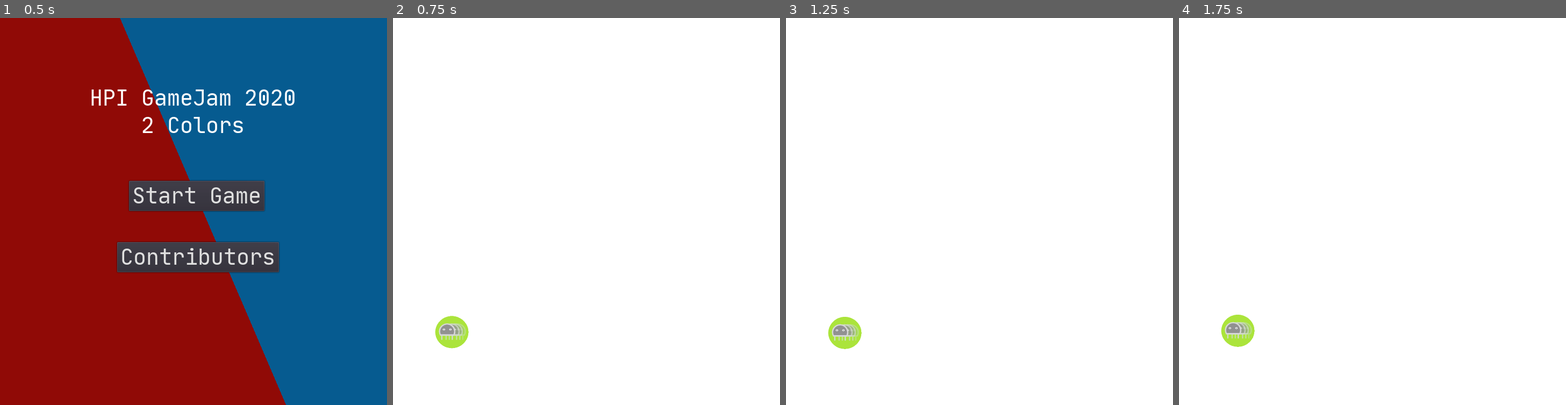
Above: before the commit, frames 1-4 (left to right).
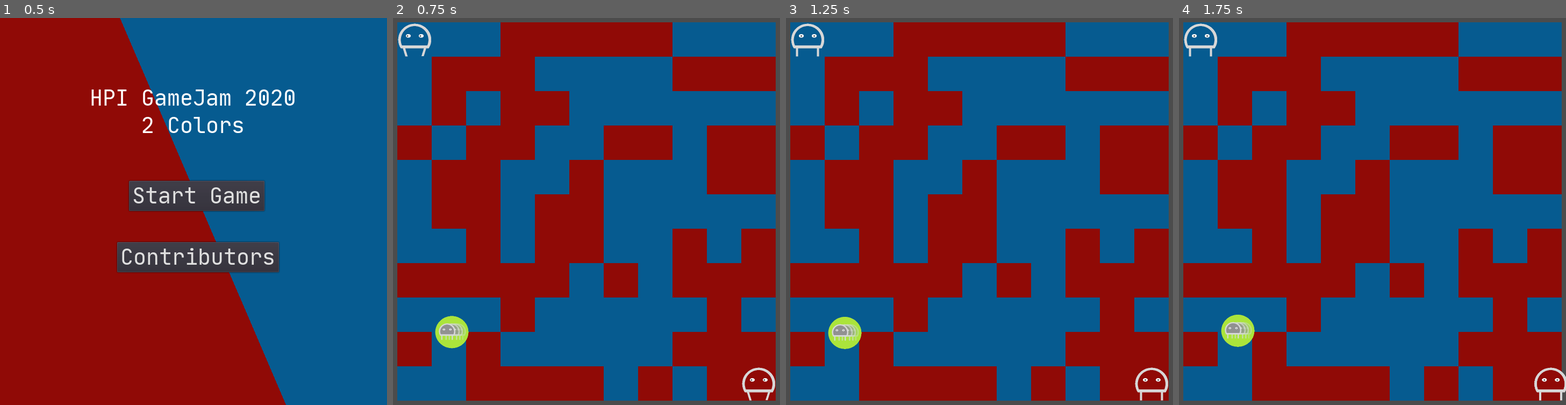
Above: after the commit, the same moments.

Repository: frcroth/hpi_gamejam2020_2colors
Game: Godot game, scene res://Scenes/UI/MainMenu.tscn
Same seed, same stepped clock (60 frames per second), same inputs: the game is played once before the commit and once after it.
Inputs:
- Up to frame 1 (0.5 s): no input
- Up to frame 2 (0.75 s): click "Start Game" at 0.5 s
- Up to frame 3 (1.25 s): no input
- Up to frame 4 (1.75 s): hold Right (ui_right) from 1.28 s (still down)

Frame 1 is identical in both runs. In frame 2, 99% of the frame differs, in the area x 0-100%, y 0-100%; in frame 3, 99%; in frame 4, 99%.
Error before the commit: Parse Error: Parse error: Spaces used before tabs on a line (res://Scenes/Grid/Board.gd:51)

Commit message:
added current_tile() and is_dead() for player

Diff:
--- a/Scenes/Entities/Player.gd
+++ b/Scenes/Entities/Player.gd
@@ -3,19 +3,23 @@
 export var speed = 2
 var screen_size
 var player_number
+var current_color
 onready var body = $Body
+
+var foo = 0
 
 # Called when the node enters the scene tree for the first time.
 func _ready():
 	screen_size = get_viewport_rect().size
 	if player_number == 1:
 		get_node("Body/PlayerSprite").frames = load("res://Assets/Graphics/Players/playerblue/playerblue.tres")
+		current_color = Globals.blue
 	else:
 		get_node("Body/PlayerSprite").frames = load("res://Assets/Graphics/Players/playerred/playerred.tres")
+		current_color = Globals.red
 
 func handle_WASD_keys(delta):
 	var velocity = Vector2()  # The player's movement vector.
-
 	if Input.is_key_pressed(KEY_D):
 		velocity.x += 1
 	if Input.is_key_pressed(KEY_A):
@@ -31,7 +35,6 @@
 	body.move_and_collide(velocity)
 
 func handle_Arrow_keys(delta):
-
 	var velocity = Vector2()  # The player's movement vector.
 	if Input.is_action_pressed("ui_right"):
 		velocity.x += 1
@@ -47,9 +50,20 @@
 
 	body.move_and_collide(velocity)
 
+func current_tile():
+	var center_pos = body.position + Vector2(Globals.tilesize / 2, Globals.tilesize / 2)
+	var x_tile = int(center_pos.x / Globals.tilesize)
+	var y_tile = int(center_pos.y / Globals.tilesize)
+	return Vector2(x_tile, y_tile)
+
+func is_dead():
+	var current_tile = current_tile()
+	return get_parent().playfield[current_tile.x][current_tile.y].current_color == current_color
+
 func _process(delta):
 	if player_number == 1:
 		handle_WASD_keys(delta)
+		print(current_tile())
 	else:
 		handle_Arrow_keys(delta)
 
--- a/Scenes/Grid/Board.gd
+++ b/Scenes/Grid/Board.gd
@@ -21,38 +21,41 @@
 
 func init_playfield():
 	var tilestart = (get_viewport_rect().size.x - width * Globals.tilesize) / 2
-	playfield = generate_random_playfield(height,width)
+	playfield = []
+	var rng = RandomNumberGenerator.new()
+	rng.randomize()
+
 	for y in range(height):
+		playfield.append([])
 		for x in range(width):
+
+			var color
+			if x == 0 && y == 0:
+				color = Globals.blue
+			elif x == width - 1 && y == height - 1:
+				color = Globals.red
+			else:
+				color = Globals.red if rng.randi_range(0,1) == 0 else Globals.blue
+
 			var new_tile = tile.instance()
-			new_tile.current_color = Globals.blue if playfield[y][x] == 0 else Globals.red
+			new_tile.current_color = color
+			playfield[y].append(new_tile)
 			new_tile.position = Vector2(tilestart + x * Globals.tilesize, tilestart + y * Globals.tilesize)
 			new_tile.update_color()
 			add_child(new_tile)
 
 func init_players():
 	player1 = player_scene.instance()
-	player1.position = Vector2(0,0)
+	player1.position = playfield[0][0].position
 	player1.player_number = 1
 	add_child(player1)
 
 	player2 = player_scene.instance()
-	player2.position = Vector2((width/2) * Globals.tilesize, (height/2) * Globals.tilesize)
+	player2.position = playfield[height - 1][width - 1].position
 	player2.player_number = 2
 	add_child(player2)
 
 
-func generate_random_playfield(h,w):
-	#Noise based?
-	var matrix = []
-	var rng = RandomNumberGenerator.new()
-	rng.randomize()
-	for x in range(w):
-    	matrix.append([])
-    	for y in range(h):
-        	matrix[x].append(rng.randi_range(0,1))
-
-	return matrix
 
 # Called every frame. 'delta' is the elapsed time since the previous frame.
 #func _process(delta):
--- a/Scenes/UI/MainMenu.tscn
+++ b/Scenes/UI/MainMenu.tscn
@@ -34,6 +34,9 @@
 rect_rotation = -23.23
 rect_pivot_offset = Vector2( 301.5, 804.496 )
 color = Color( 0.027451, 0.360784, 0.568627, 1 )
+__meta__ = {
+"_edit_use_anchors_": false
+}
 
 [node name="RedRect" type="ColorRect" parent="."]
 margin_left = -158.438
--- a/project.godot
+++ b/project.godot
@@ -30,5 +30,4 @@
 
 [rendering]
 
-environment/default_clear_color=Color( 1, 1, 1, 1 )
 environment/default_environment="res://default_env.tres"
